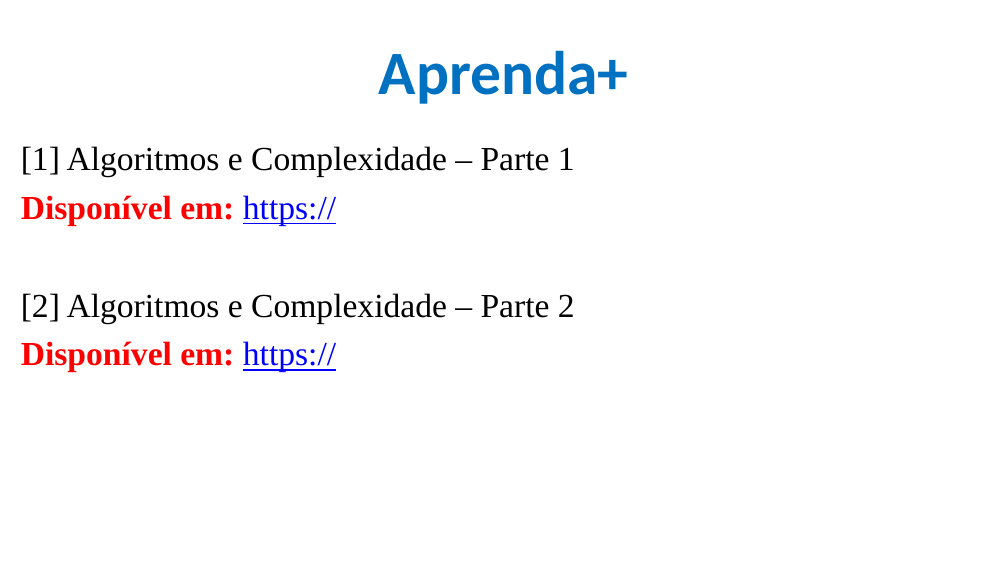
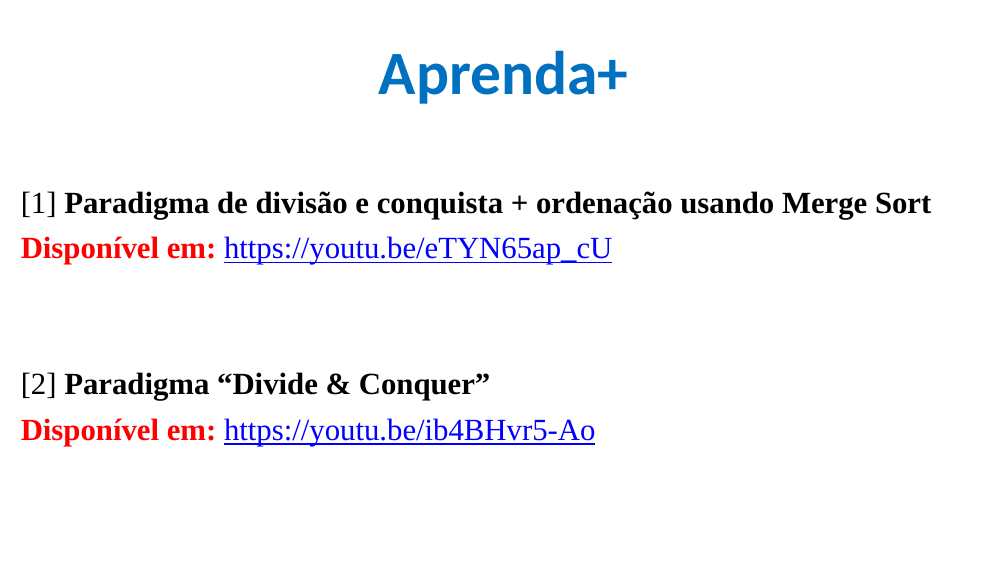
Before and after one commit to CloudEducationBrazil/WydenAlgoritmosEComplexidade, a slide deck: slide 12 of 01 Classes/Aula 11 - Algoritmos e Complexidade - Divisão e Conquista.pptx (slide 5 before the commit). Drawn at 1008x567 pixels with LibreOffice and Linux fonts; fonts in the diff are those of the drawing; background and template pictures are left out. Boxes give left, top, right and bottom in pixels: in the first picture for what was removed or moved away, otherwise in the second. Text is boxed around its words. In the diff, an @@ line names an element or a change of style, - is before the commit and + after.

Commit message:
Alg e Compl - Alg Gulosos e Divisão e Conquista 21102025

```diff
--- a/01 Classes/Aula 11 - Algoritmos e Complexidade - Divisão e Conquista.pptx
+++ b/01 Classes/Aula 11 - Algoritmos e Complexidade - Divisão e Conquista.pptx
@@ text at bbox=[21, 191, 931, 446]: text changed; size 24 to 22 pt; bold on @@
-[1] Algoritmos e Complexidade – Parte 1
-Disponível em: https://
-[2] Algoritmos e Complexidade – Parte 2
-Disponível em: https://
+[1] Paradigma de divisão e conquista + ordenação usando Merge Sort
+Disponível em: https://youtu.be/eTYN65ap_cU
+[2] Paradigma “Divide & Conquer”
+Disponível em: https://youtu.be/ib4BHvr5-Ao
```
Also in this commit, not shown: 3 other slides changed, 8 slides added, 1 slide removed, 21 other files.
